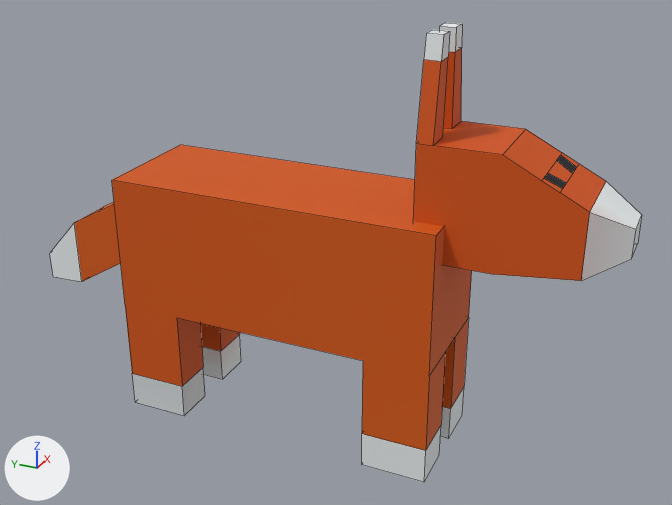
The FBX model Assets/ModelSource/fox.fbx: old version first, new version second.
Camera for both pictures: a 50 mm lens placed at (-2.69, -1.36, 2.03), pointed at (0.04, -0.14, 0.67). Lighting does not change. The marker at lower left points along +X, +Y and +Z. Mesh edges are drawn as thin lines.

In view in the first picture: 'fox'.
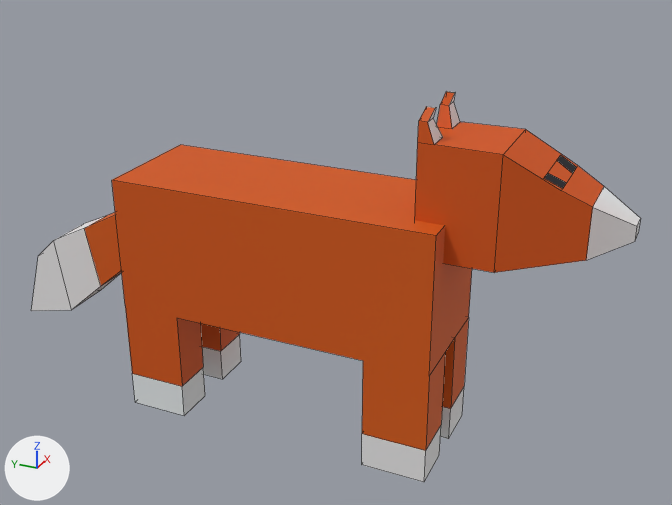
Location of each change, (x1, y1, x2, y2) in pixels of the pictures (672 x 505 px):
'fox', reshaped (15% shorter)
    before: (50, 22, 642, 482)
    after: (31, 91, 641, 482)
part 1 of me_cube_001, built on
    before: (50, 202, 120, 282)
    after: (31, 212, 121, 311)
part 2 of me_cube_001, built on
    before: (414, 22, 642, 281)
    after: (415, 91, 641, 273)
part 3 of me_cube_001, surface changed
    both: (132, 374, 184, 415)

The edits, one by one:
me_cube_001 is used by ob_fox; location (0.0, 0.0, 0.0).
me_cube_001 had 114 vertices, 86 faces and spanned x -0.22..0.22, y -1.13..1.08, z 0.0..1.49.
me_cube_001 now has 118 vertices, 92 faces and spans x -0.22..0.22, y -1.13..1.19, z 0.0..1.27.
Part 1, on me_cube_001:
4 faces are deleted.
12 vertices move from x -0.13..0.13, y 0.47..1.08, z 0.37..0.89 to x -0.09..0.09, y 0.47..1.19, z 0.21..0.83.
4 vertices are added at (-0.09, 1.02, 0.56), (0.1, 0.97, 0.26), (-0.1, 0.97, 0.26), (0.09, 1.02, 0.56).
8 new faces join them.
Part 2, on me_cube_001:
2 faces are deleted.
4 vertices in x -0.14, y -0.74..-0.48, z 0.78..1.17 move by (0.01, 0.0, 0.0).
4 vertices in x 0.14, y -0.74..-0.48, z 0.78..1.17 move by (-0.01, 0.0, 0.0).
28 vertices move from x -0.14..0.14, y -1.13..-0.48, z 0.81..1.49 to x -0.13..0.13, y -1.13..-0.48, z 0.86..1.27.
4 new faces join them.
me_cube_001 part 3: 32 kept faces spanning x -0.22..0.22, y -1.13..0.61, z 0.0..1.27 get new texture (UV) coordinates.
